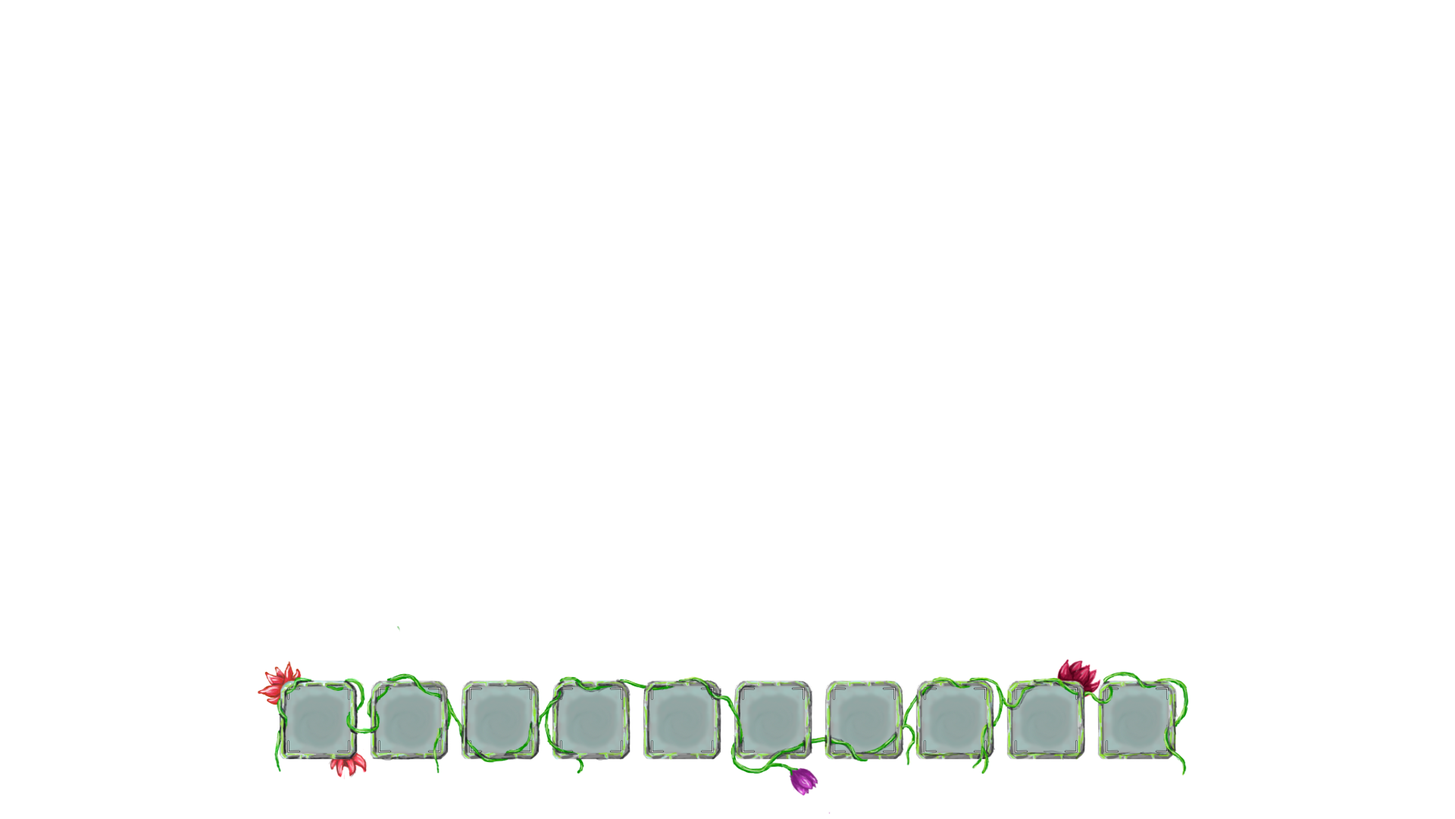
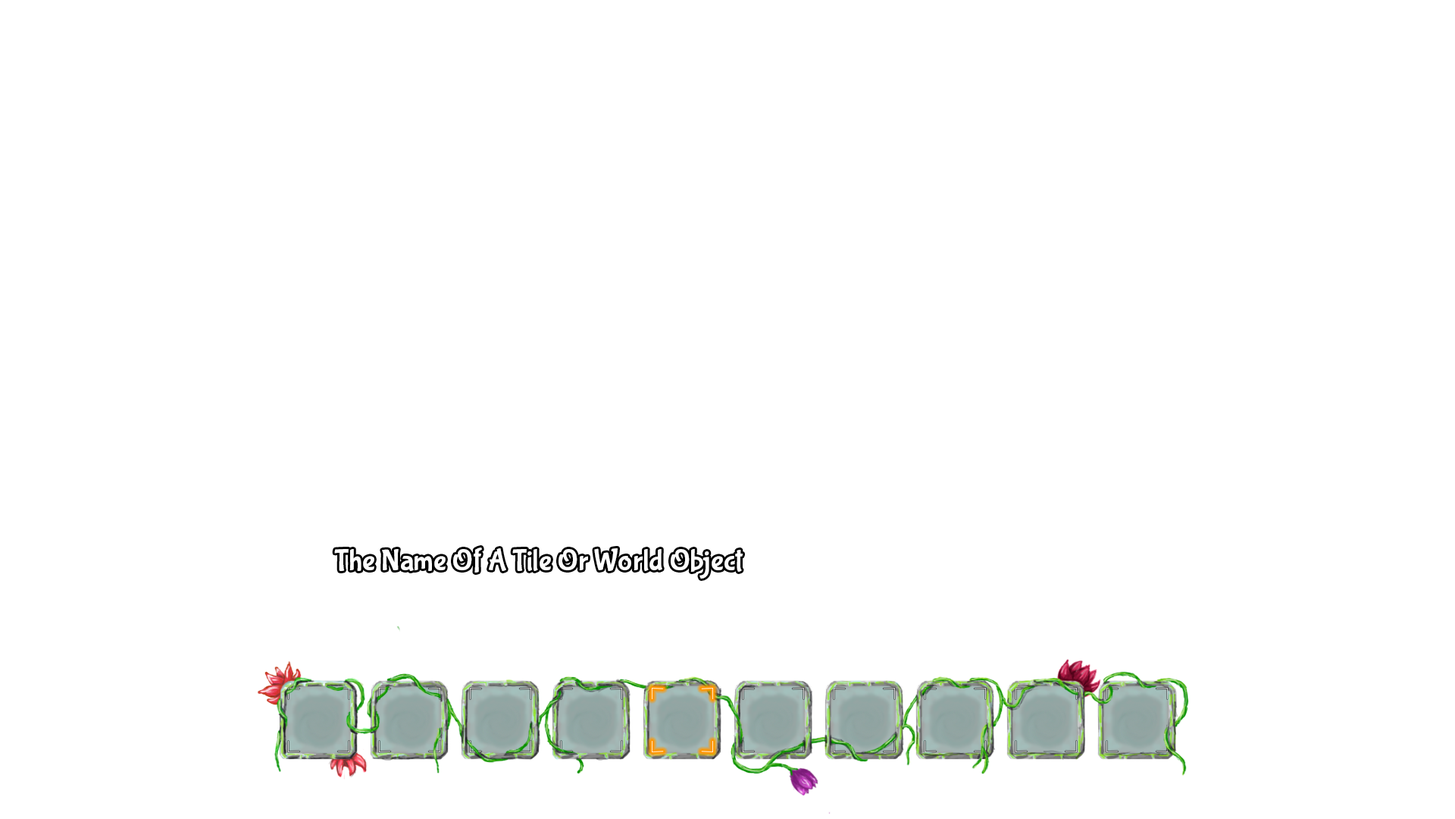
Comparing the layer stacks of the two 1455 x 819 images. Changes:
added layer "The Name Of A Tile Or World Object" above "Hotbar" over [334, 547, 743, 579]
showed "selection" over [651, 687, 714, 752]
